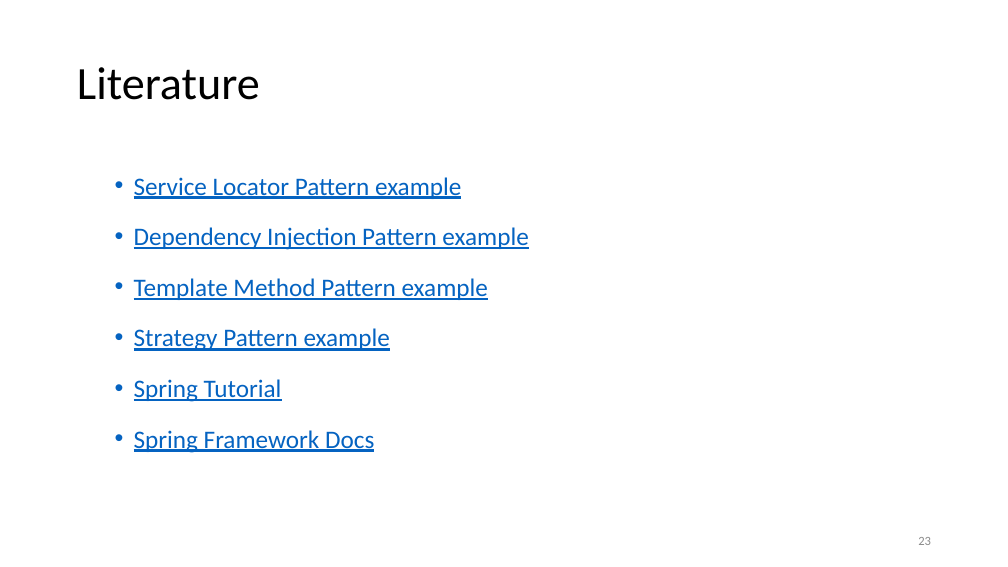
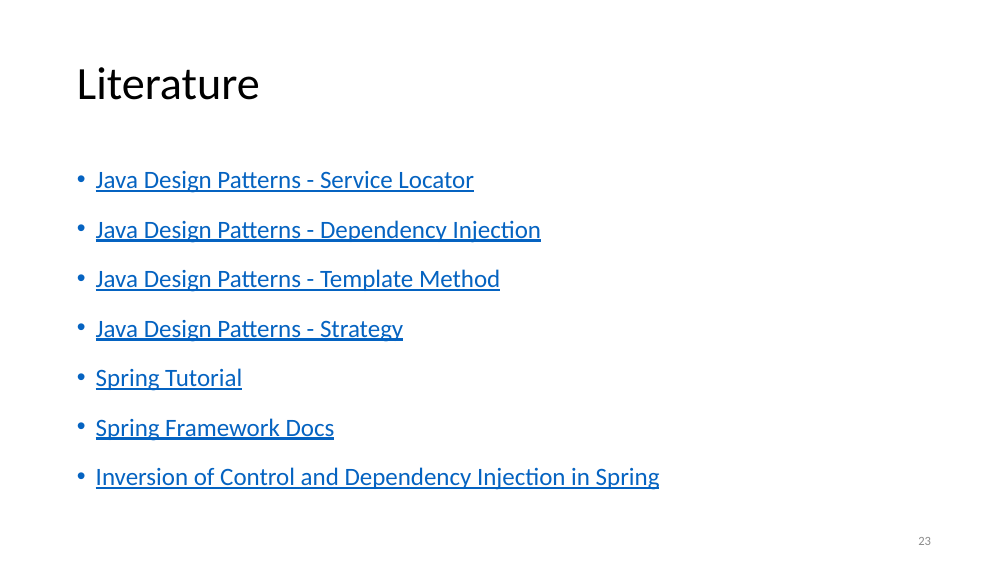
Before and after one commit to brahinets/GeekHub-J4W-8, a slide deck: slide 23 of Lectures/Lesson 15 - Spring Framework.pptx. Drawn at 1008x567 pixels with LibreOffice and Linux fonts; fonts in the diff are those of the drawing. Boxes give left, top, right and bottom in pixels: in the first picture for what was removed or moved away, otherwise in the second. Text is boxed around its words. In the diff, an @@ line names an element or a change of style, - is before the commit and + after.

```diff
--- a/Lectures/Lesson 15 - Spring Framework.pptx
+++ b/Lectures/Lesson 15 - Spring Framework.pptx
@@ text at (x1=96, y1=171, x2=542, y2=342): text changed; size 24 to 23.8 pt @@
-  • Service Locator Pattern example
-  • Dependency Injection Pattern example
-  • Template Method Pattern example
-  • Strategy Pattern example
+• Java Design Patterns - Service Locator
+• Java Design Patterns - Dependency Injection
+• Java Design Patterns - Template Method
+• Java Design Patterns - Strategy
@@ text at (x1=96, y1=368, x2=335, y2=441): size 24 to 23.8 pt in "Spring Tutorial", "Spring Framework Docs"; list level 2 to 1 in "Spring Tutorial"; line spacing 1.5 to 1.3; list level 2 to 1 in "Spring Framework Docs" @@
@@ text at (x1=96, y1=467, x2=660, y2=490): paragraph added @@
+• Inversion of Control and Dependency Injection in Spring
```
Also in this commit, not shown: 7 other slides changed, 1 slide added, 1 slide removed.
